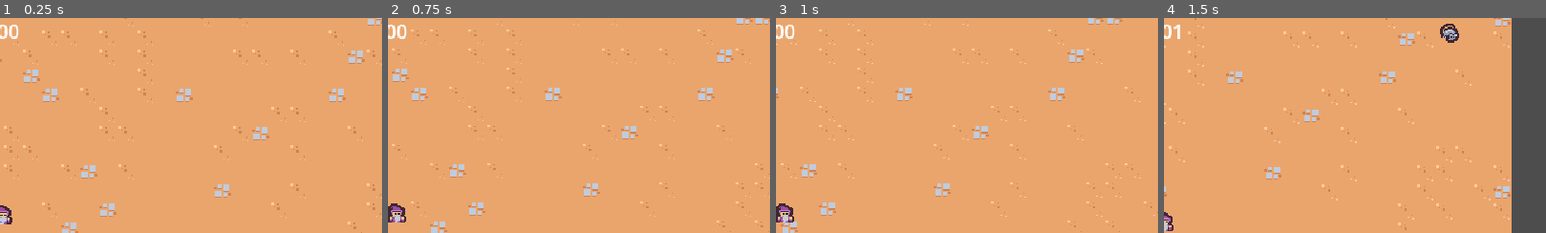
Above: before the commit, frames 1-4 (left to right).
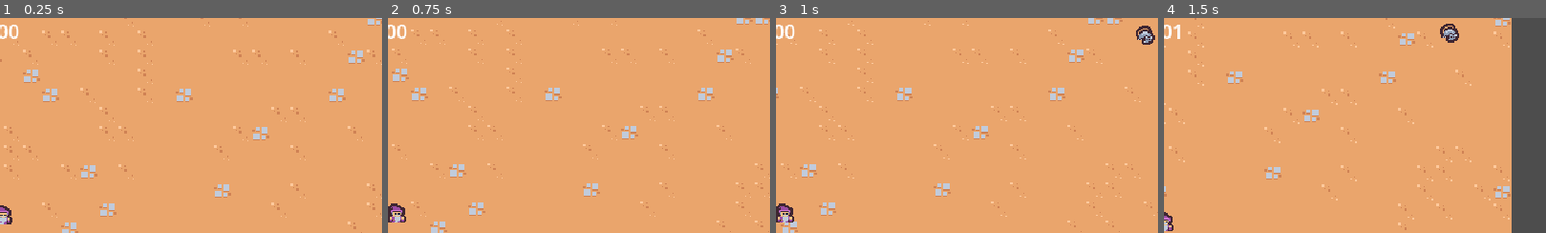
Above: after the commit, the same moments.

Repository: camd67/survivors-clone
Game: Godot game, scene res://scenes/main/main.tscn
Two runs of this game, one before a commit and one after it. Both use one fixed random seed, a clock stepped at 60 frames per second and the inputs below.
Inputs (mouse positions are % of the whole screen's width and height, from its top left):
- Up to frame 1 (0.25 s): no input
- Up to frame 2 (0.75 s): move the mouse to (72, 45) at 0.52 s; press the mouse at (72, 45) at 0.53 s; hold D (move_right) from 0.53 s (still down)
- Up to frame 3 (1 s): keep holding D (move_right)
- Up to frame 4 (1.5 s): move the mouse to (30, 55) at 1.27 s; release D (move_right) at 1.28 s; release the mouse at (30, 55) at 1.28 s; hold S (move_down) from 1.28 s (still down); click (30, 55) at 1.35 s
The pictures show only the part of the screen within x 50-100%, y 2-52%; the shares and areas given below are measured in that part.

Frames 1-2 are identical in both runs. In frame 3, 0.3% of the frame differs, in the area x 94-100%, y 3-13%; in frame 4, nothing differs.

Commit message:
Lesson 25: Scene Tree Cleanup

Diff:
--- a/scenes/ability/sword_abililty_controller/sword_abililty_controller.gd
+++ b/scenes/ability/sword_abililty_controller/sword_abililty_controller.gd
@@ -33,7 +33,8 @@
 		return a_distance < b_distance
 	)
 	var sword = sword_abililty.instantiate() as SwordAbililty
-	player.get_parent().add_child(sword)
+	var foreground_layer = get_tree().get_first_node_in_group("foreground_layer")
+	foreground_layer.add_child(sword)
 	sword.hitbox_component.damage = damage
 	sword.global_position = enemies[0].global_position
 	# give a little random unit vector and move a little way away from that
--- a/scenes/component/vial_drop_component.gd
+++ b/scenes/component/vial_drop_component.gd
@@ -22,5 +22,6 @@
 
 	var spawn_position = (owner as Node2D).global_position
 	var vial = vial_scene.instantiate() as Node2D
-	owner.get_parent().add_child(vial)
+	var entity_layer = get_tree().get_first_node_in_group("entities_layer")
+	entity_layer.add_child(vial)
 	vial.global_position = spawn_position
--- a/scenes/main/main.tscn
+++ b/scenes/main/main.tscn
@@ -34,5 +34,10 @@
 format = 2
 layer_0/tile_data = PackedInt32Array(0, 0, 4, 65536, 393216, 3, 131072, 0, 4, 196608, 0, 4, 262144, 0, 4, 327680, 0, 4, …(20721 unchanged characters)…
 
-[node name="Player" parent="." instance=ExtResource("1_2unh3")]
+[node name="Entities" type="Node2D" parent="." groups=["entities_layer"]]
+y_sort_enabled = true
+
+[node name="Player" parent="Entities" instance=ExtResource("1_2unh3")]
 position = Vector2(320, 180)
+
+[node name="Foreground" type="Node2D" parent="." groups=["foreground_layer"]]
--- a/scenes/manager/enemy_manager.gd
+++ b/scenes/manager/enemy_manager.gd
@@ -20,5 +20,6 @@
 	var spawn_position = player.global_position + (random_direction * SPAWN_RADIUS)
 
 	var enemy = basic_enemy_scene.instantiate() as Node2D
-	get_parent().add_child(enemy)
+	var entity_layer = get_tree().get_first_node_in_group("entities_layer")
+	entity_layer.add_child(enemy)
 	enemy.global_position = spawn_position
